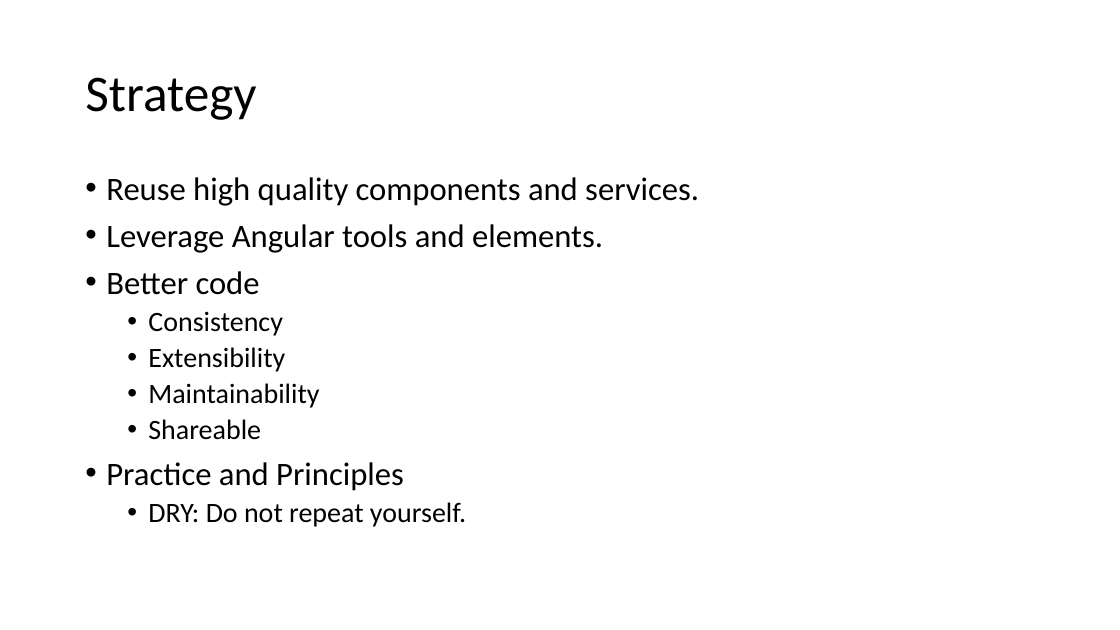
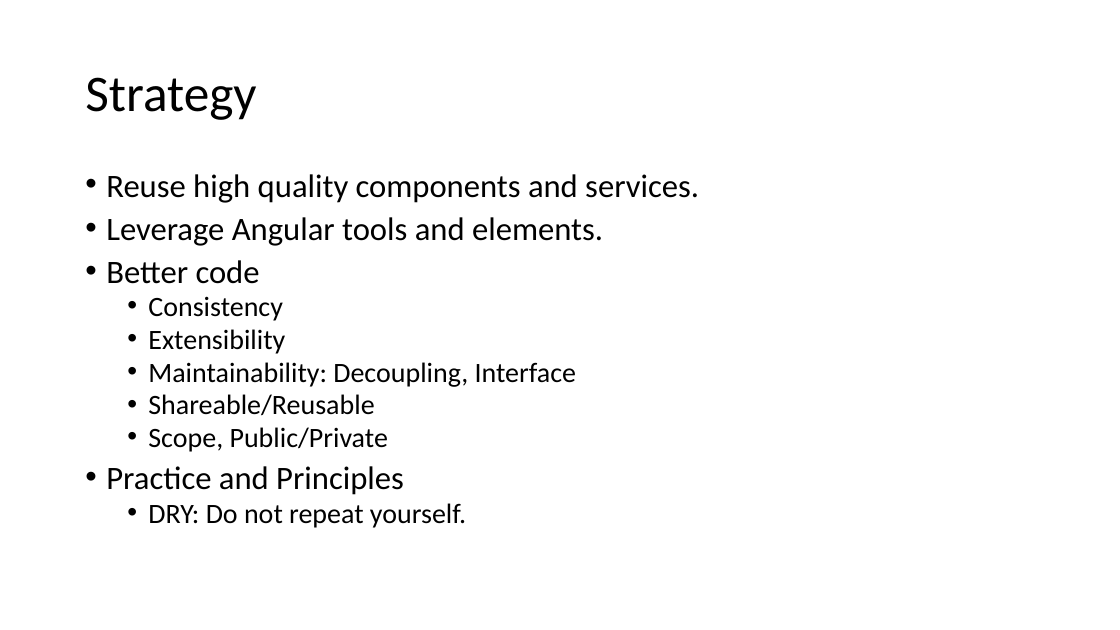
Before and after one commit to buildmotion/custom-angular-modules, a slide deck: slide 11 of presentation/custom-angular-modules.pptx (slide 10 before the commit). Drawn at 1120x630 pixels with LibreOffice and Linux fonts; fonts in the diff are those of the drawing. Boxes give left, top, right and bottom in pixels: in the first picture for what was removed or moved away, otherwise in the second. Text is boxed around its words. In the diff, an @@ line names an element or a change of style, - is before the commit and + after.

```diff
--- a/presentation/custom-angular-modules.pptx
+++ b/presentation/custom-angular-modules.pptx
@@ text at [106, 174, 699, 528]: line spacing 0.9 to 0.8 @@
@@ text at [148, 362, 576, 452]: text changed @@
-  • Maintainability
-  • Shareable
+  • Maintainability: Decoupling, Interface
+  • Shareable/Reusable
+  • Scope, Public/Private
```
Also in this commit, not shown: 5 other slides changed, 1 slide added, 3 slides removed, 2 other files.
